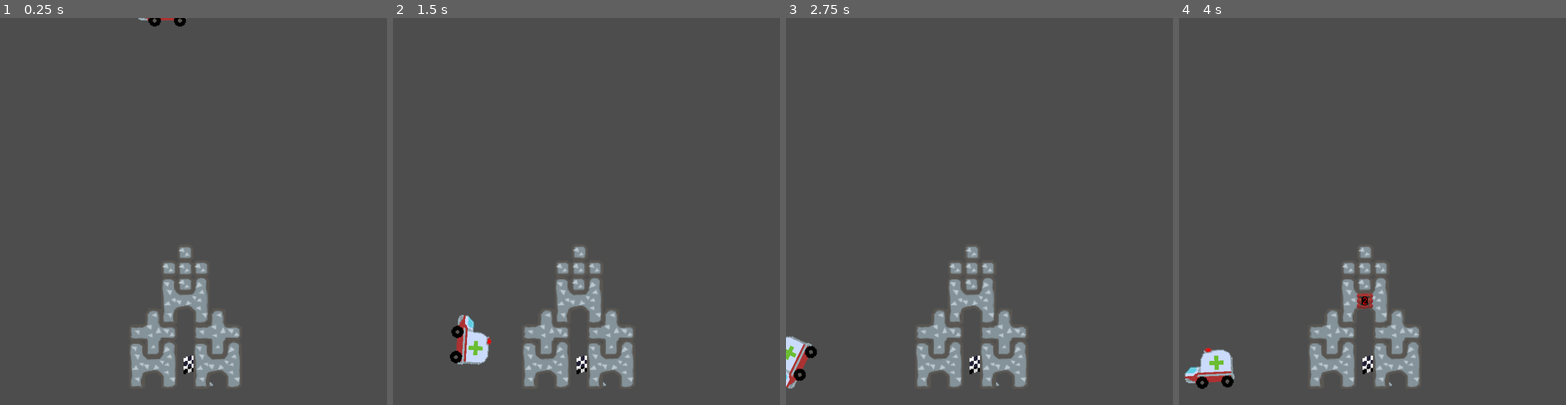
Above: before the commit, frames 1-4 (left to right).
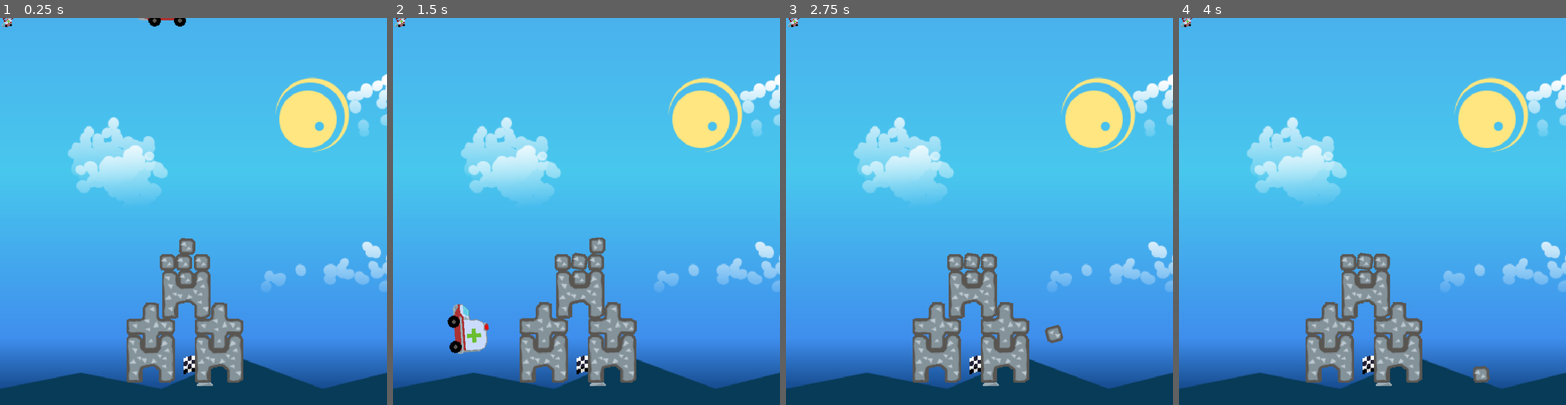
Above: after the commit, the same moments.

Repository: BeanPoleGamesDev/DynamiteParamedics
Game: Godot game, scene res://app/scenes/LevelOne.tscn
The game is run twice, just before and just after one commit, with the same random seed, the same clock (stepped at 60 frames per second) and the same inputs.
Inputs (mouse positions are in pixels of both pictures, inside the frame that each line leads up to):
- Up to frame 1 (0.25 s): no input
- Up to frame 2 (1.5 s): move the mouse to (671, 192) at 0.52 s; click (671, 192) at 0.6 s; move the mouse to (509, 230) at 1.27 s; click (509, 230) at 1.35 s
- Up to frame 3 (2.75 s): move the mouse to (1018, 126) at 2.02 s; click (1018, 126) at 2.1 s
- Up to frame 4 (4 s): move the mouse to (1353, 288) at 2.77 s; click (1353, 288) at 2.85 s; move the mouse to (1488, 269) at 3.52 s; click (1488, 269) at 3.6 s

The runs differ from the first frame. In frame 1, 97% of the frame differs, in the area x 0-100%, y 0-100%; in frame 2, 97%; in frame 3, 97%; in frame 4, 97%.

Commit message:
background shiz

Diff:
--- /dev/null
+++ b/app/objects/background.tscn
@@ -0,0 +1,51 @@
+[gd_scene load_steps=6 format=3 uid="uid://bqapfsud5m86i"]
+
+[ext_resource type="Texture2D" uid="uid://dp45eekhguql" path="res://assets/background/sky.png" id="1_liqmh"]
+[ext_resource type="Texture2D" uid="uid://uutfm7c7mq0i" path="res://assets/background/sun.png" id="2_0o37k"]
+[ext_resource type="Texture2D" uid="uid://dlxbfki8egr7a" path="res://assets/BackroundHelicopter-SpriteSheet.png" id="3_2r3sn"]
+[ext_resource type="Texture2D" uid="uid://dpdb5u4tiaipf" path="res://assets/background/cloud1.png" id="4_phrp1"]
+[ext_resource type="Texture2D" uid="uid://dyfbwmpeyxqmy" path="res://assets/background/cloud2.png" id="5_tk53c"]
+
+[node name="Background" type="Parallax2D"]
+scale = Vector2(2.125, 2.125)
+
+[node name="sky" type="ParallaxLayer" parent="."]
+motion_scale = Vector2(0, 0)
+motion_mirroring = Vector2(384, 0)
+
+[node name="Sprite2D" type="Sprite2D" parent="sky"]
+texture = ExtResource("1_liqmh")
+offset = Vector2(192, 192)
+
+[node name="sun" type="ParallaxLayer" parent="."]
+motion_scale = Vector2(0, 0)
+
+[node name="Sprite2D" type="Sprite2D" parent="sun"]
+position = Vector2(310, 96)
+texture = ExtResource("2_0o37k")
+
+[node name="helcopter1" type="ParallaxLayer" parent="."]
+motion_scale = Vector2(0.3, 0.3)
+
+[node name="Sprite2D" type="Sprite2D" parent="helcopter1"]
+texture = ExtResource("3_2r3sn")
+
+[node name="helcopter2" type="ParallaxLayer" parent="."]
+motion_scale = Vector2(-0.2, -0.2)
+
+[node name="Sprite2D" type="Sprite2D" parent="helcopter2"]
+
+[node name="clouds1" type="ParallaxLayer" parent="."]
+motion_mirroring = Vector2(1152, 0)
+
+[node name="Sprite2D" type="Sprite2D" parent="clouds1"]
+texture = ExtResource("4_phrp1")
+offset = Vector2(576, 192)
+
+[node name="clouds2" type="ParallaxLayer" parent="."]
+motion_scale = Vector2(-0.8, -0.8)
+motion_mirroring = Vector2(1152, 0)
+
+[node name="Sprite2D" type="Sprite2D" parent="clouds2"]
+texture = ExtResource("5_tk53c")
+offset = Vector2(576, 192)
--- a/app/scenes/LevelBase.tscn
+++ b/app/scenes/LevelBase.tscn
@@ -1,11 +1,11 @@
 [gd_scene load_steps=3 format=3 uid="uid://dics4vpm8vwke"]
 
 [ext_resource type="PackedScene" uid="uid://pr1xavi16le1" path="res://app/objects/Ground.tscn" id="1_84h51"]
-[ext_resource type="PackedScene" uid="uid://cu4nn3n8c55l8" path="res://app/objects/Mouse Click.tscn" id="2_vurhu"]
+[ext_resource type="PackedScene" uid="uid://bqapfsud5m86i" path="res://app/objects/background.tscn" id="1_l70hs"]
 
 [node name="LevelBase" type="Node2D"]
 
+[node name="Background" parent="." instance=ExtResource("1_l70hs")]
+
 [node name="Ground" parent="." instance=ExtResource("1_84h51")]
-position = Vector2(408, 799)
-
-[node name="MouseClick" parent="." instance=ExtResource("2_vurhu")]
+position = Vector2(395, 786)
